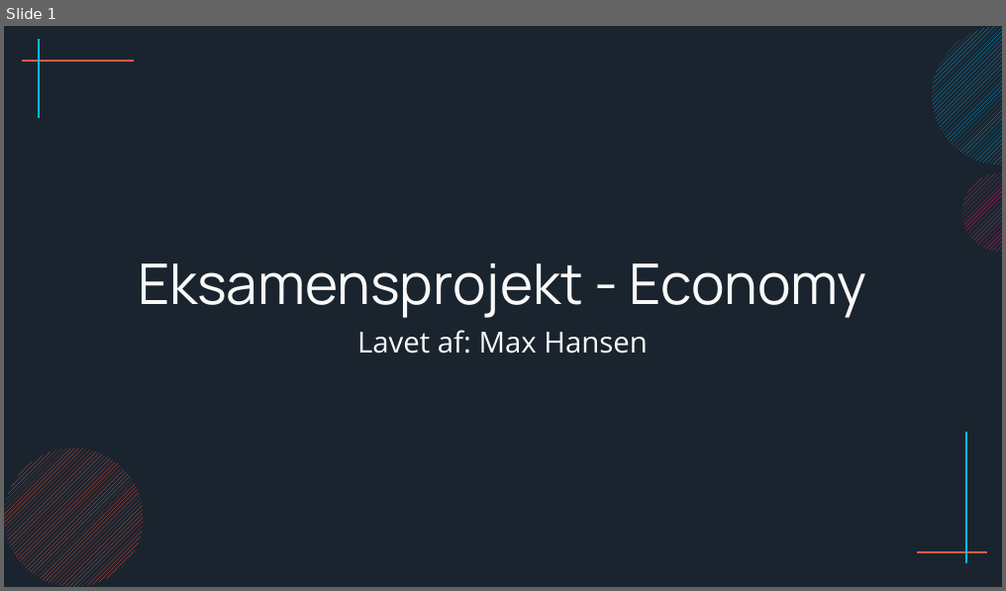
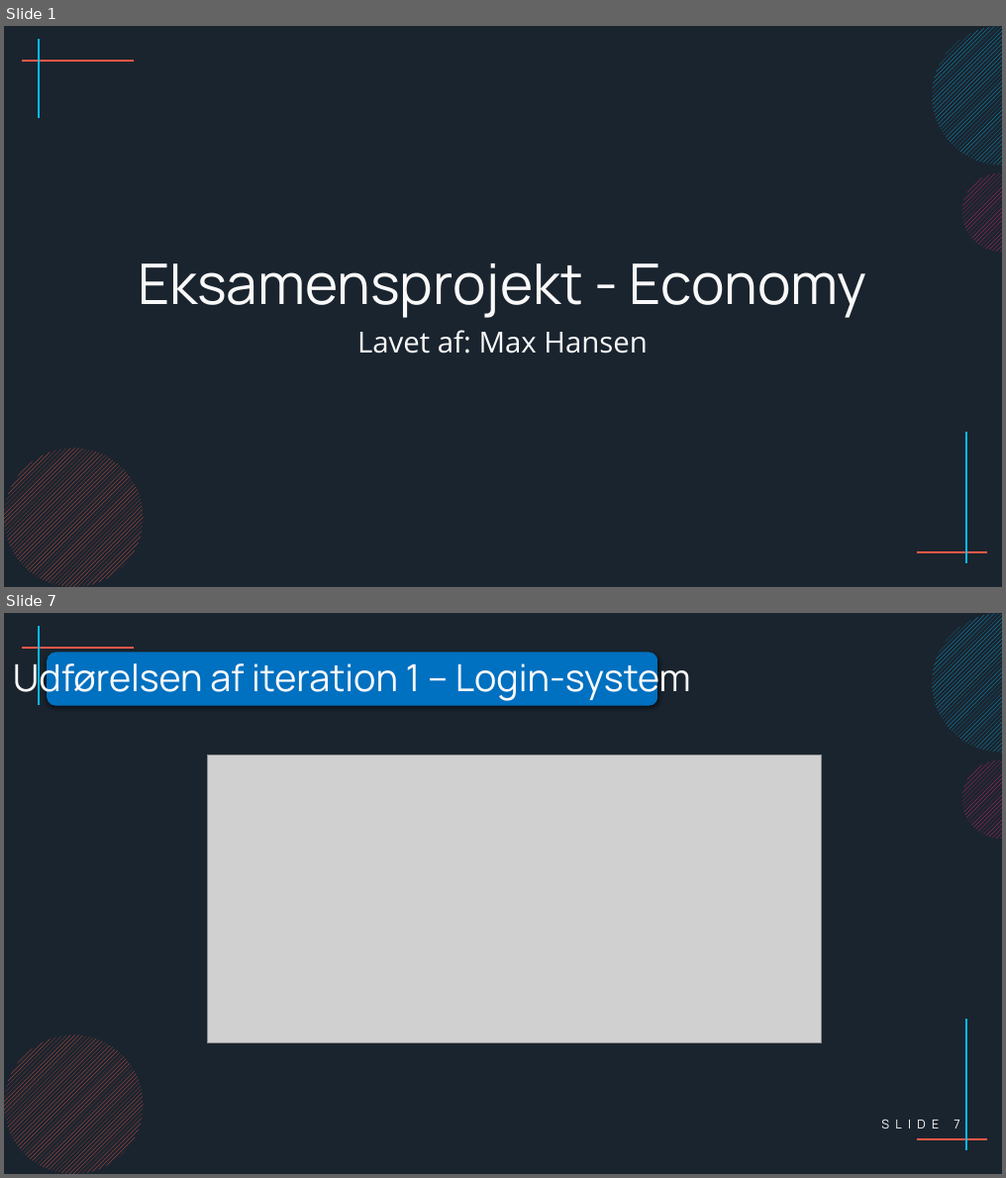
Before and after one commit to ProgrammeringOTGDKlassen/D-klassen-Programmering, a slide deck: Eksamensprojekt - Max/Præsentation/Præsentation af eksamensprojekt.pptx. Shown one above the other, each under a label of ours: slide 1 before the commit, slides 1 and 7 after it; the slides between them are not shown. The pictures are 1006x591 and 1006x1178 pixels, drawn with LibreOffice and Linux fonts; fonts in the diff are those of the drawing; grey boxes stand for pictures. Boxes give left, top, right and bottom in pixels: in the first picture for what was removed or moved away, otherwise in the second. Text is boxed around its words. In the diff, an @@ line names an element or a change of style, - is before the commit and + after.

```diff
--- a/Eksamensprojekt - Max/Præsentation/Præsentation af eksamensprojekt.pptx
+++ b/Eksamensprojekt - Max/Præsentation/Præsentation af eksamensprojekt.pptx
@@ slide 7 added at (x1=4, y1=613, x2=1002, y2=1174), background #1A242E; not listed: 7 template elements that a slide beside it also shows @@
@@ text added at (x1=13, y1=657, x2=691, y2=702), 36 pt, text #F9F9F9 @@
+Udførelsen af iteration 1 – Login-system
@@ rounded rectangle added at (x1=47, y1=652, x2=658, y2=706), fill #0070C0 @@
@@ picture added at (x1=208, y1=755, x2=822, y2=1043) @@
@@ page number added at (x1=953, y1=1120, x2=959, y2=1129), 12 pt, text #F9F9F9 @@
+SLIDE 7
```
Also in this commit, not shown: 4 slides changed, 2 other slides added, 2 slides removed.
